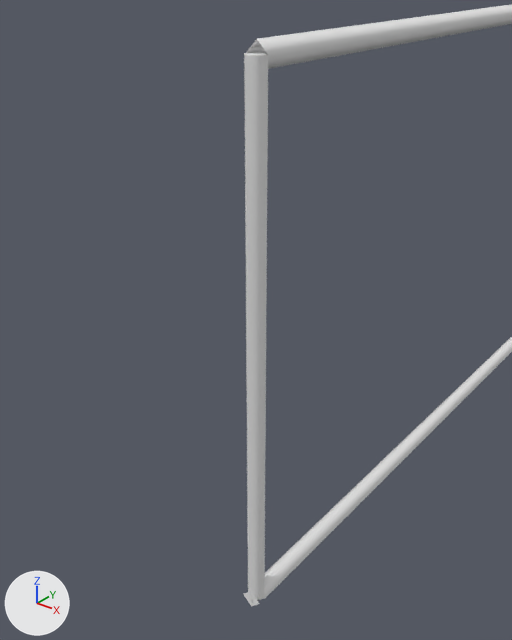
The OBJ model unity_project/Assets/Catenary/Mesh/Wires/wire_half1_single.obj, before and after one commit.
Camera for both pictures: a 50 mm camera at (0.28, -20.35, 6.479) aimed at (-0.011, -19.987, 6.254). Every picture has the same lights, and +X, +Y and +Z are marked at lower left. The first picture is the older version. Where no turn or scale is listed for an object, it has been applied to the vertices.

In view in the first picture: 'Contact.006', 'Dropper1.010', 'Messenger.013'.
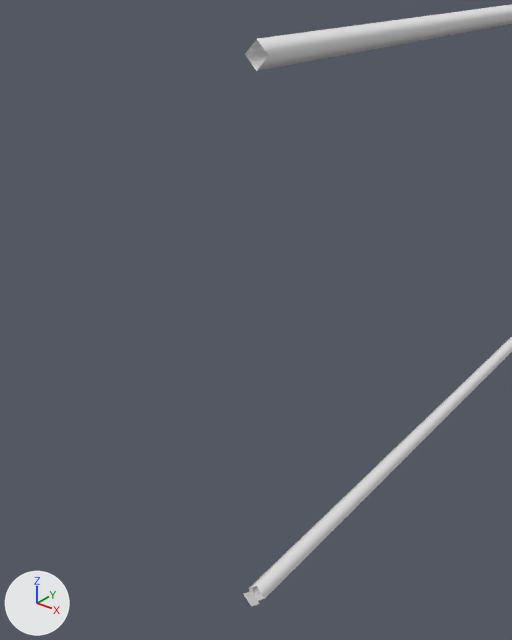
Commit message: Wall anchor half-section
Wall anchor half-section and removed middle droppers on other halves.

Changed parts and their boxes [x1, y1, x2, y2] in the pictures (512 x 640 px):
'Dropper1.010', deleted: before [244, 53, 268, 600]

Diff of the bpy script that builds the scene:
```diff
--- a/unity_project/Assets/Catenary/Mesh/Wires/wire_half1_single.obj.py
+++ b/unity_project/Assets/Catenary/Mesh/Wires/wire_half1_single.obj.py
@@ ob_dropper1_010 @@
-ob_dropper1_010 = bpy.data.objects.new('Dropper1.010', me_dropper1_010)
-ob_dropper1_010.location = (0.0, 0.0, 0.0)
```
